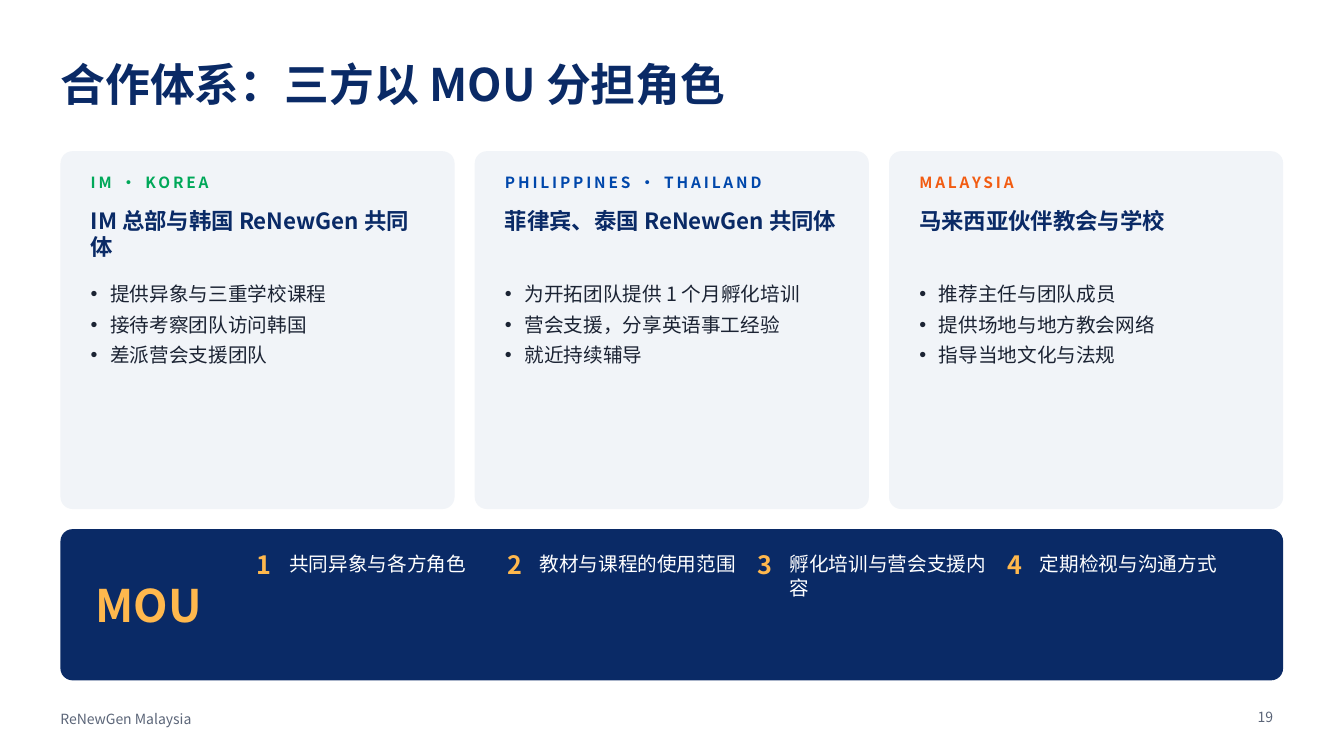
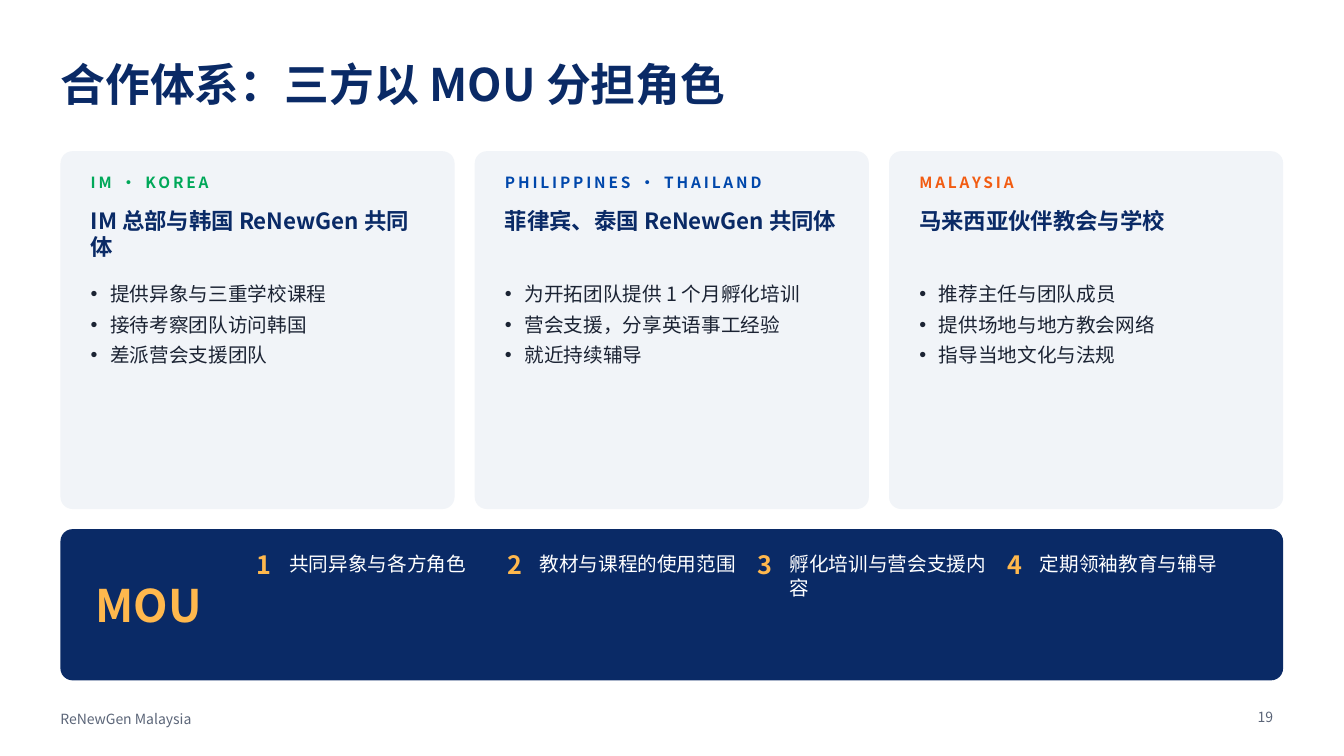
Before and after one commit to ChampionJohan/Johan, a slide deck: slide 19 of renewgen-malaysia/ReNewGen_Malaysia_ZH.pptx. Drawn at 1344x756 pixels with LibreOffice and Linux fonts; fonts in the diff are those of the drawing. Boxes give left, top, right and bottom in pixels: in the first picture for what was removed or moved away, otherwise in the second. Text is boxed around its words. In the diff, an @@ line names an element or a change of style, - is before the commit and + after.

```diff
--- a/renewgen-malaysia/ReNewGen_Malaysia_ZH.pptx
+++ b/renewgen-malaysia/ReNewGen_Malaysia_ZH.pptx
@@ text at box(1040, 554, 1217, 573): text changed @@
-定期检视与沟通方式
+定期领袖教育与辅导
```
Also in this commit, not shown: 4 other slides changed, 9 other files.
